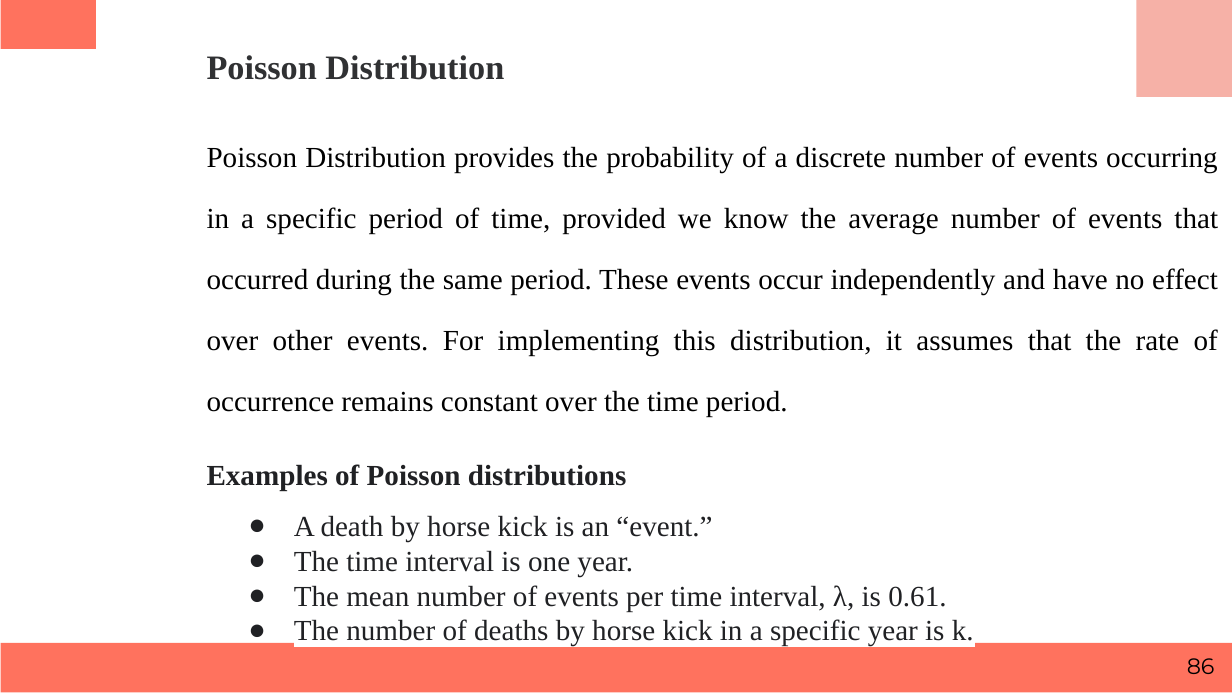
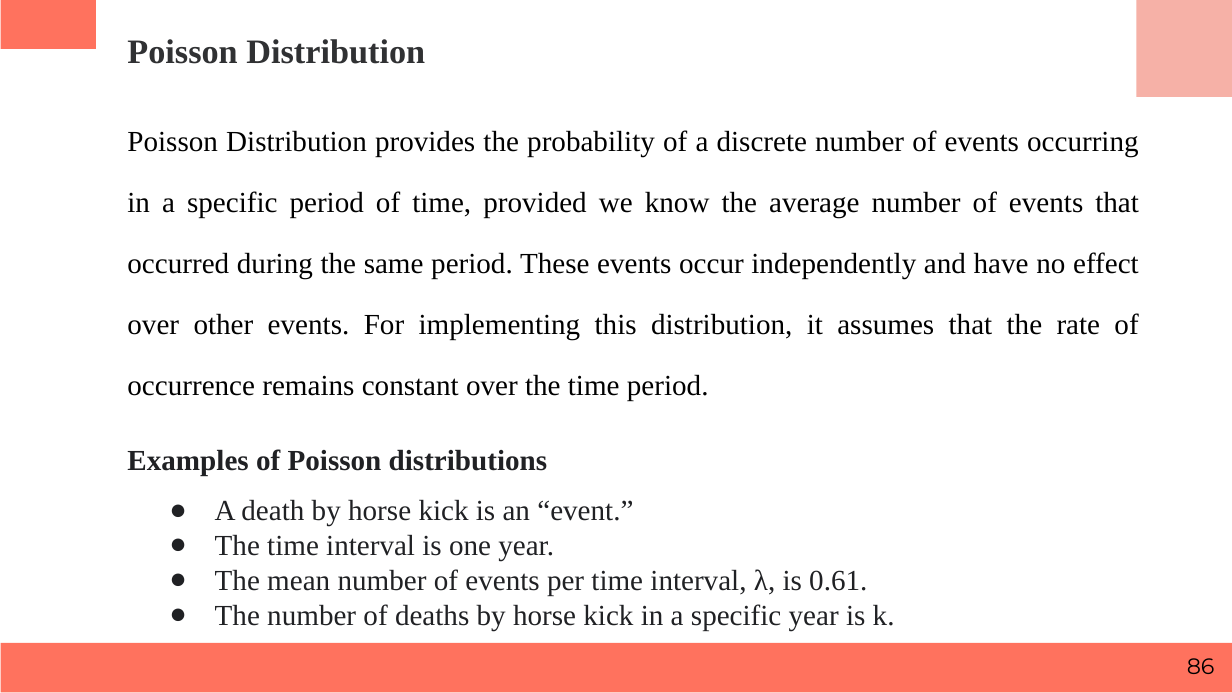
Before and after one commit to keonicsx/Code_Storage, a slide deck: slide 86 of ppt_m3/Business Statistics.pptx. Drawn at 1232x693 pixels with LibreOffice and Linux fonts; fonts in the diff are those of the drawing. Boxes give left, top, right and bottom in pixels: in the first picture for what was removed or moved away, otherwise in the second. Text is boxed around its words. In the diff, an @@ line names an element or a change of style, - is before the commit and + after.

```diff
--- a/ppt_m3/Business Statistics.pptx
+++ b/ppt_m3/Business Statistics.pptx
@@ text "Poisson Distribution": place and size @@
-text "Poisson Distribution" at <box>207,55,1218,646</box>
+text "Poisson Distribution" at <box>127,39,1139,630</box>
```
Also in this commit, not shown: 18 other slides changed, 4 other files.
